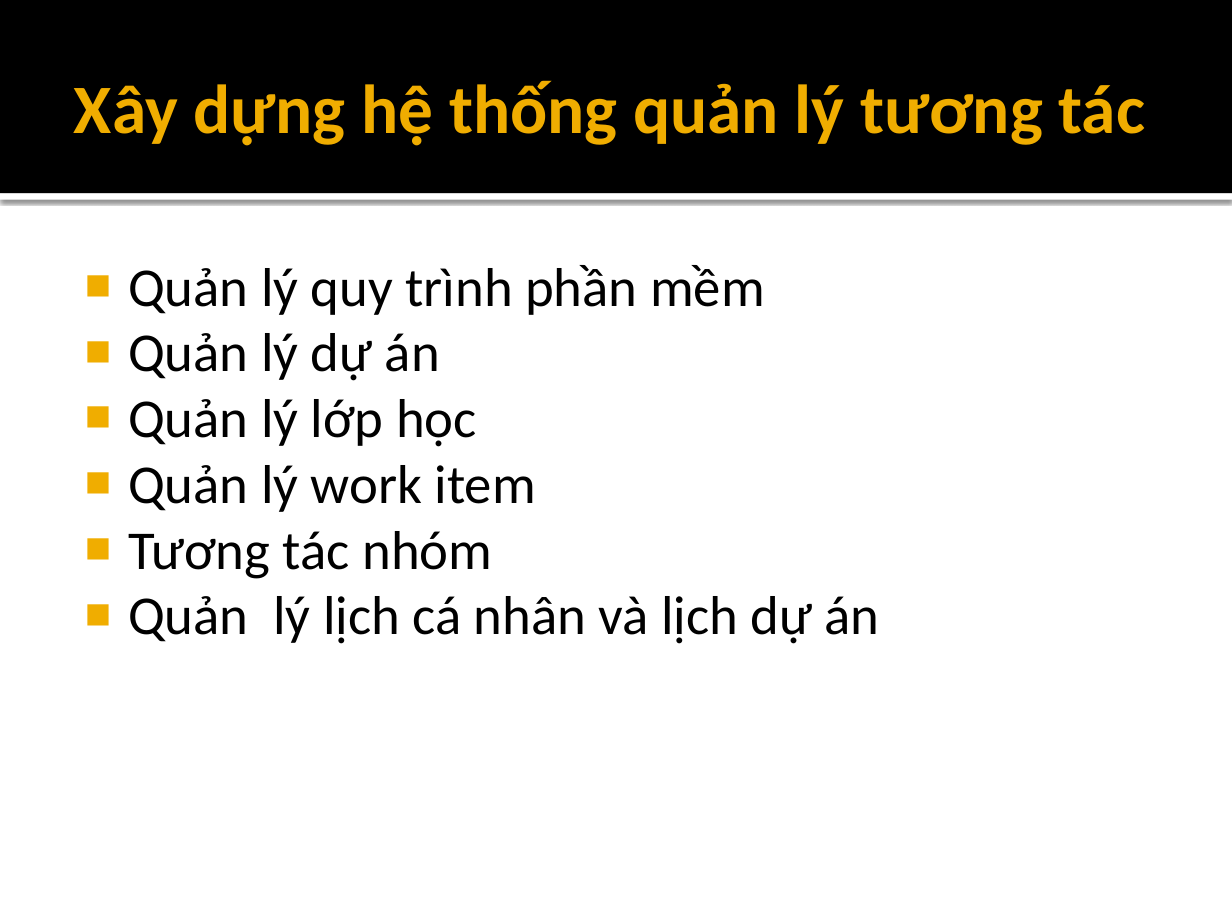
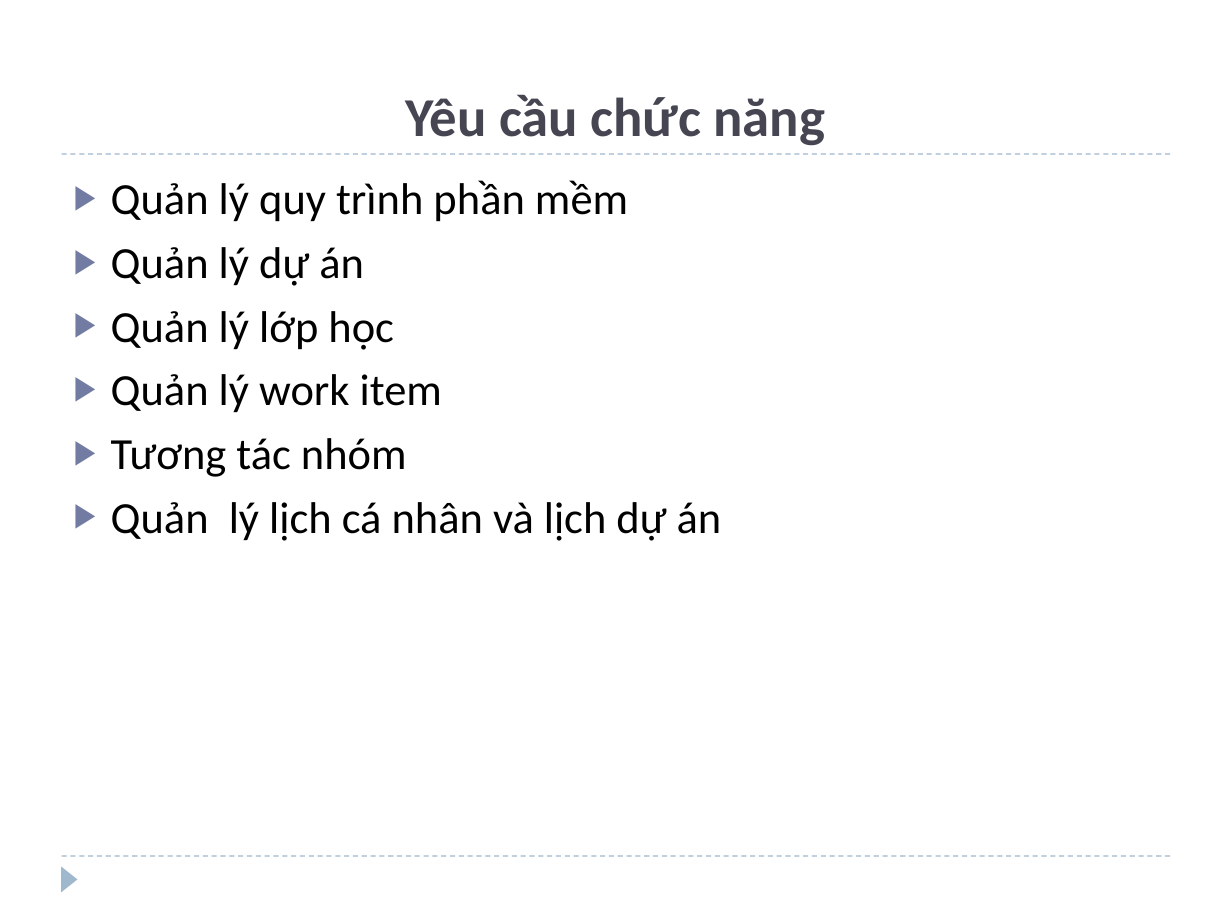
Before and after one commit to andungtra/he-thong-quan-ly-tuong-tac, a slide deck: slide 9 of Report/ppt/Presentation.pptx. Drawn at 1232x924 pixels with LibreOffice and Linux fonts; fonts in the diff are those of the drawing; background and template pictures are left out. Boxes give left, top, right and bottom in pixels: in the first picture for what was removed or moved away, otherwise in the second. Text is boxed around its words. In the diff, an @@ line names an element or a change of style, - is before the commit and + after.

```diff
--- a/Report/ppt/Presentation.pptx
+++ b/Report/ppt/Presentation.pptx
@@ rectangle removed at bbox=[0, 0, 1232, 193] @@
@@ title "Yêu cầu chức năng" at bbox=[406, 94, 826, 146]: vertical alignment middle to bottom @@
@@ title at bbox=[406, 94, 826, 146]: text changed; size 40.5 to 32 pt; text colour #F0AD00 to #464653 @@
-Xây dựng hệ thống quản lý tương tác
+Yêu cầu chức năng
@@ text "Quản lý quy trình phần ...": place and size @@
-text "Quản lý quy trình phần ..." at bbox=[128, 265, 880, 644]
+text "Quản lý quy trình phần ..." at bbox=[111, 180, 722, 541]
@@ text "Quản lý quy trình phần ..." at bbox=[111, 180, 722, 541]: size 32 to 26 pt; bullet ■ to ▶; more space between paragraphs; bullet colour #F0AD00 to #727CA3 @@
@@ line added from (62, 154) to (1170, 154), #9FB8CD 0.75 pt dashed @@
@@ rectangle removed at bbox=[0, 193, 1232, 200] @@
@@ line added from (62, 856) to (1170, 856), #9FB8CD 0.75 pt dashed @@
@@ triangle added at bbox=[62, 866, 78, 892], fill #9FB8CD @@
```
Also in this commit, not shown: 19 other slides changed, 2 slides added, 2 slides removed.
